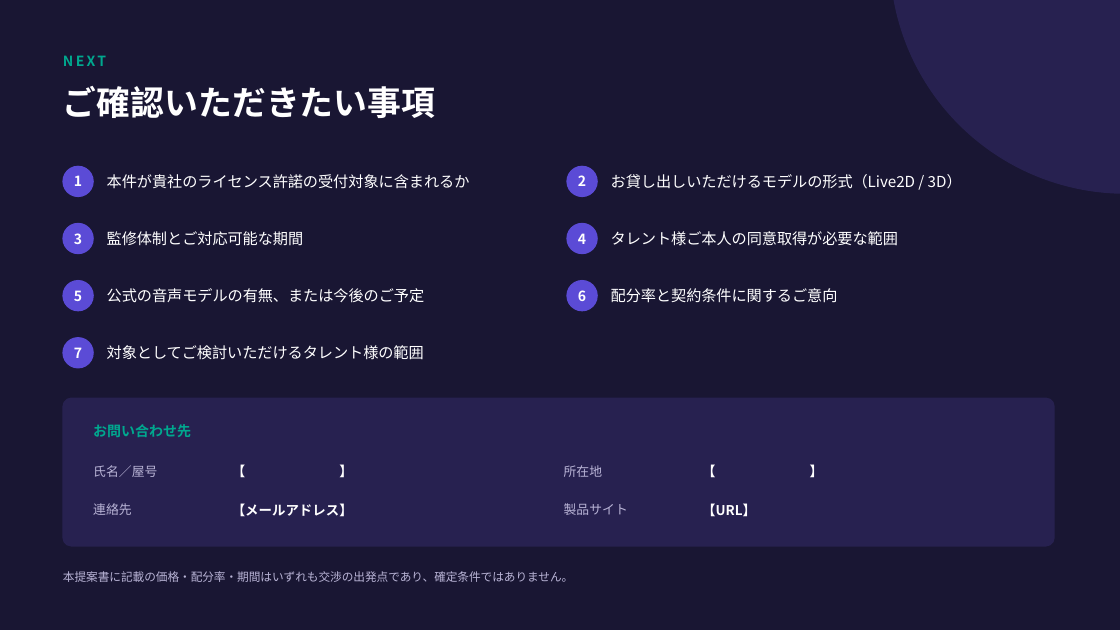
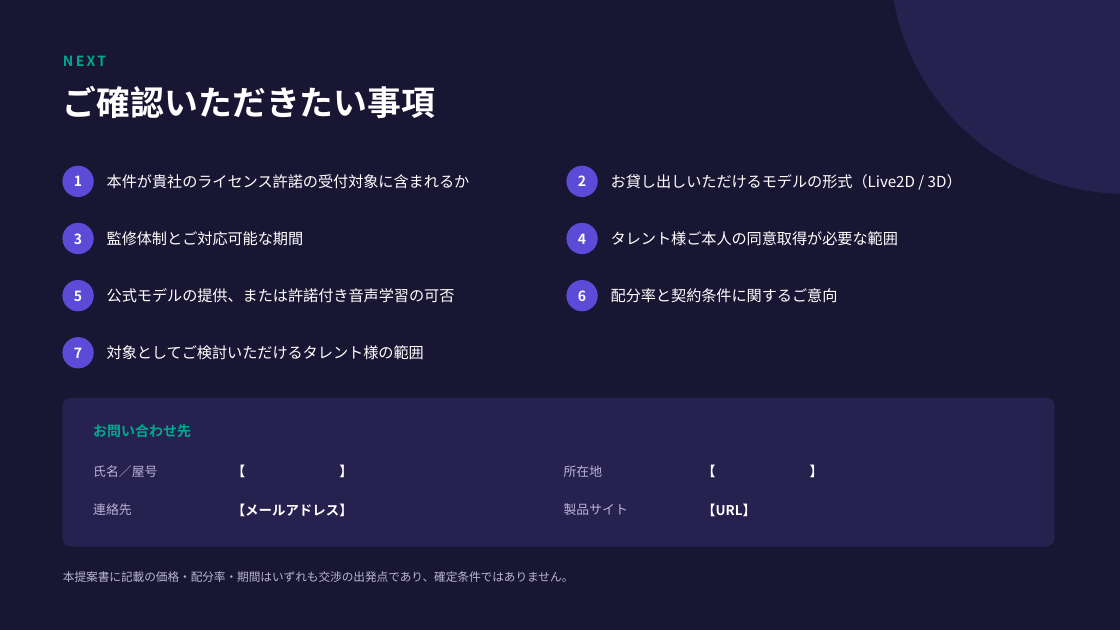
Before and after one commit to benybeny777/PicoAgent, a slide deck: slide 10 of docs/IP-PROPOSAL-VTUBER.pptx. Drawn at 1120x630 pixels with LibreOffice and Linux fonts; fonts in the diff are those of the drawing. Boxes give left, top, right and bottom in pixels: in the first picture for what was removed or moved away, otherwise in the second. Text is boxed around its words. In the diff, an @@ line names an element or a change of style, - is before the commit and + after.

Commit message:
docs: 収益化は方式未定とし音声会話の実現方針を明記 (#375)
* docs: 収益化の方法と本体価格を未定へ訂正

* docs: 音声会話と許諾付きAI学習を企画へ反映

```diff
--- a/docs/IP-PROPOSAL-VTUBER.pptx
+++ b/docs/IP-PROPOSAL-VTUBER.pptx
@@ text at bbox=[107, 288, 455, 303]: text changed @@
-公式の音声モデルの有無、または今後のご予定
+公式モデルの提供、または許諾付き音声学習の可否
```
Also in this commit, not shown: 2 other slides changed, 7 other files.
